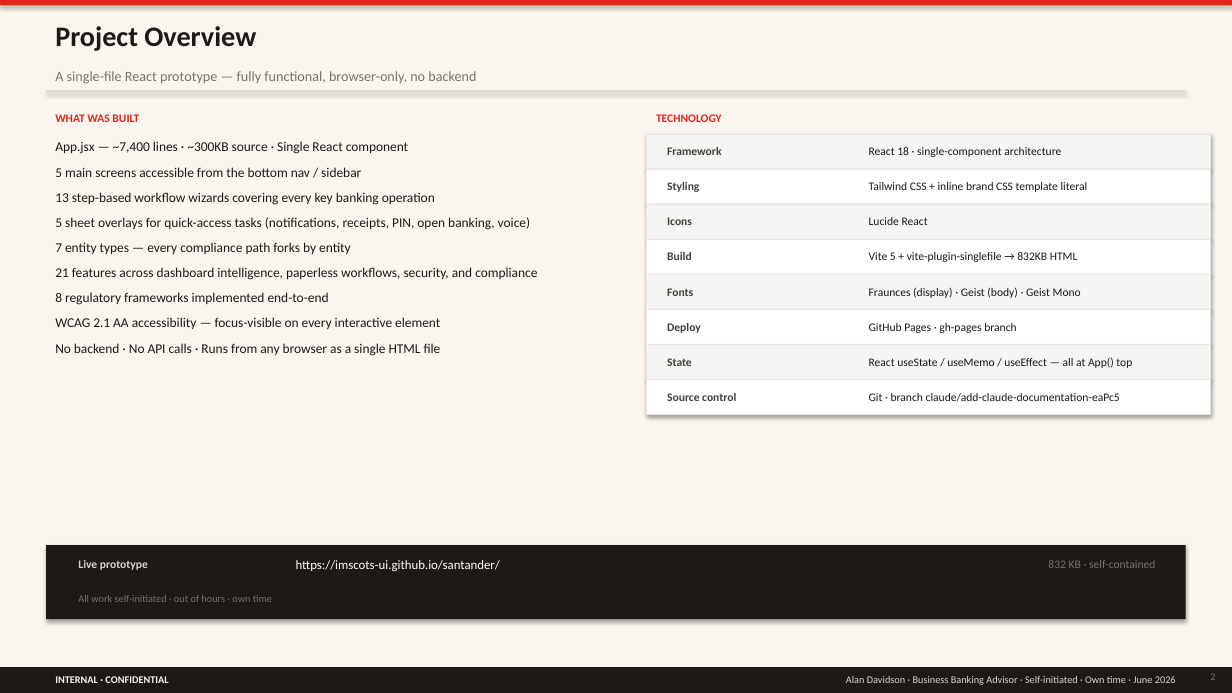
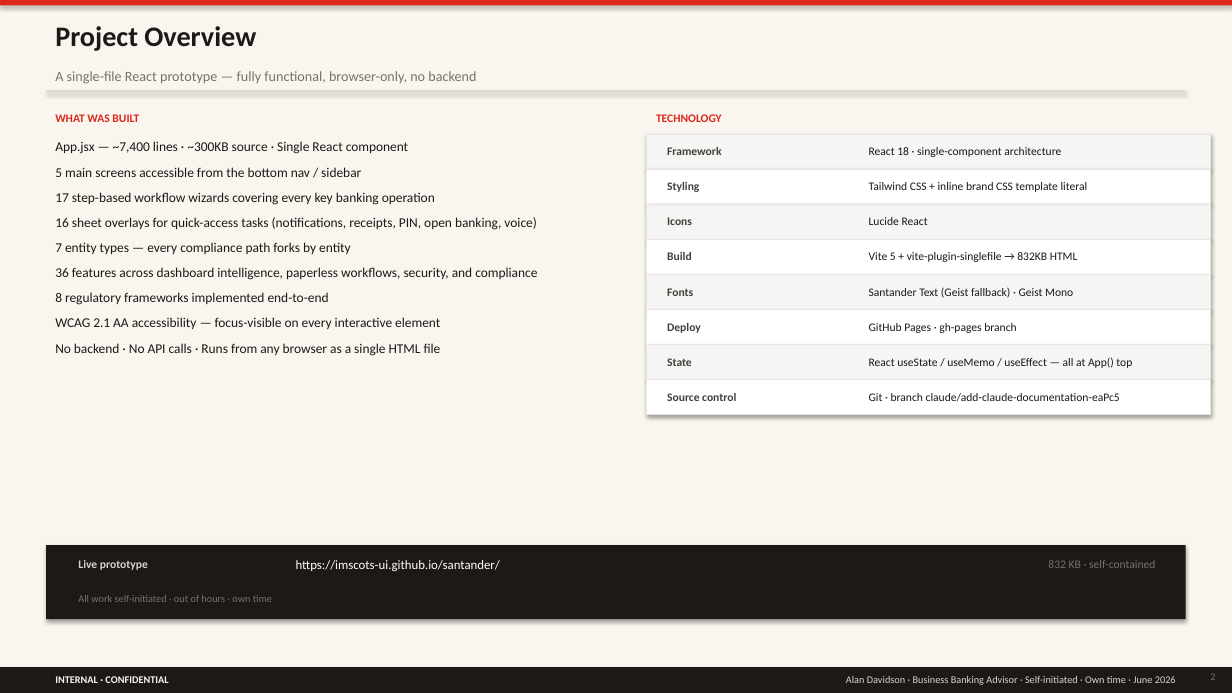
Before and after one commit to imscots-ui/santander, a slide deck: slide 2 of Santander_Project_Record.pptx. Drawn at 1232x693 pixels with LibreOffice and Linux fonts; fonts in the diff are those of the drawing. Boxes give left, top, right and bottom in pixels: in the first picture for what was removed or moved away, otherwise in the second. Text is boxed around its words. In the diff, an @@ line names an element or a change of style, - is before the commit and + after.

```diff
--- a/Santander_Project_Record.pptx
+++ b/Santander_Project_Record.pptx
@@ text at <box>55,192,536,230</box>: text changed @@
-13 step-based workflow wizards covering every key banking operation
-5 sheet overlays for quick-access tasks (notifications, receipts, PIN, open banking, voice)
+17 step-based workflow wizards covering every key banking operation
+16 sheet overlays for quick-access tasks (notifications, receipts, PIN, open banking, voice)
@@ text at <box>55,267,537,280</box>: text changed @@
-21 features across dashboard intelligence, paperless workflows, security, and compliance
+36 features across dashboard intelligence, paperless workflows, security, and compliance
@@ text at <box>869,287,1073,298</box>: text changed @@
-Fraunces (display) · Geist (body) · Geist Mono
+Santander Text (Geist fallback) · Geist Mono
```
Also in this commit, not shown: 1 other slide changed, 7 other files.
